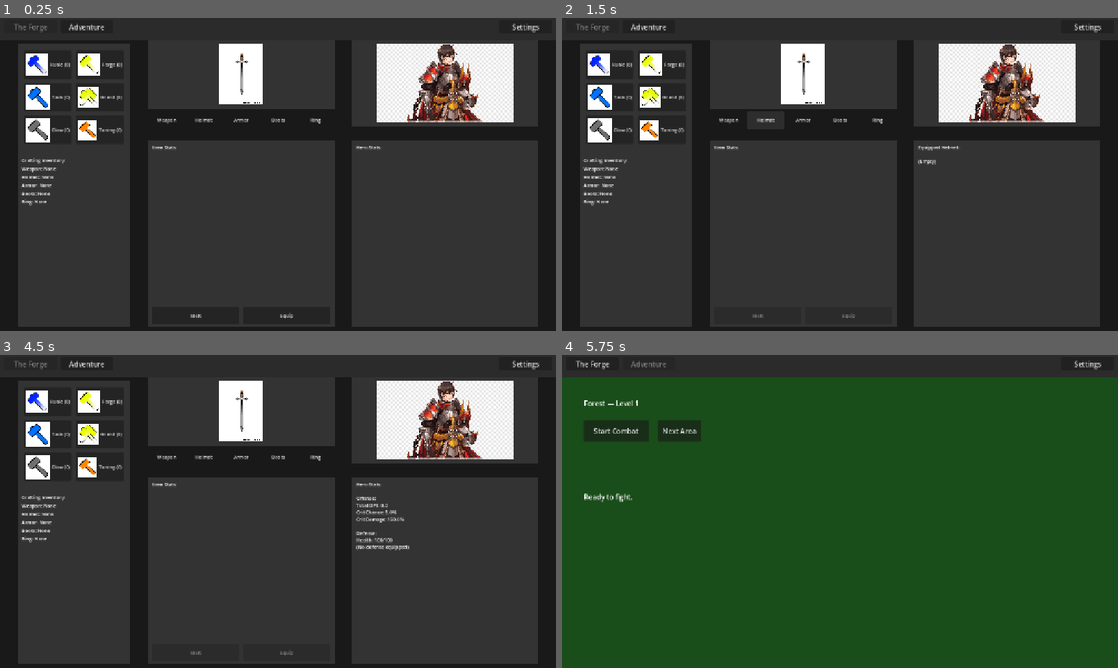
Above: before the commit, frames 1-4 (two rows, left to right).
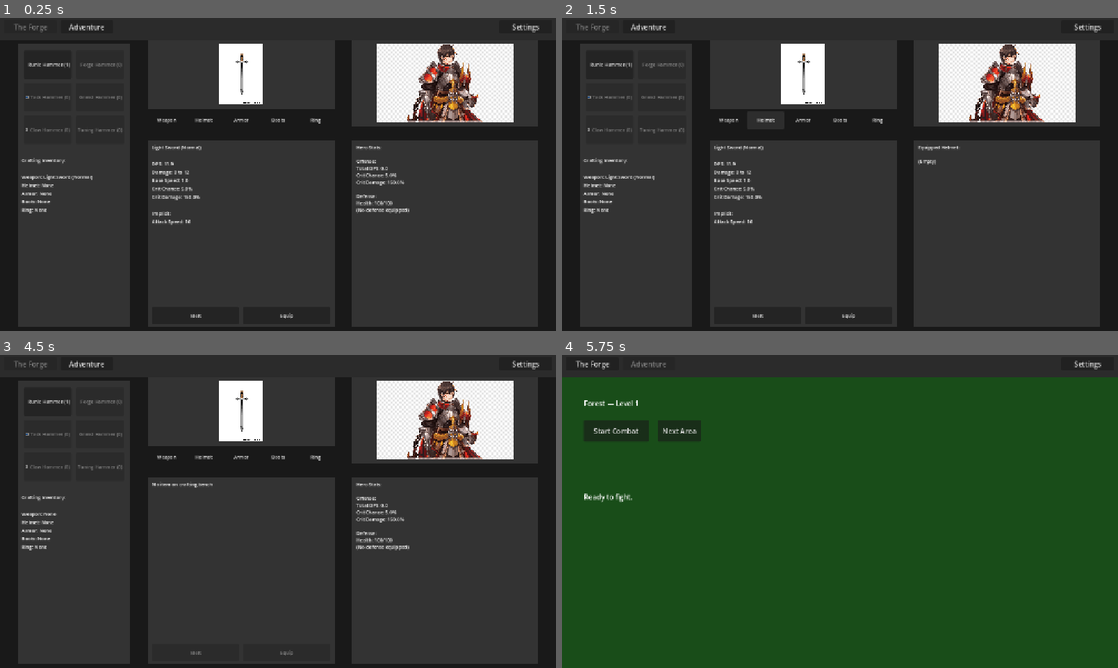
Above: after the commit, the same moments.

Repository: loginn/hammertime
Game: Godot game, scene res://scenes/main.tscn
The game is run twice, just before and just after one commit, with the same random seed, the same clock (stepped at 60 frames per second) and the same inputs.
Inputs (mouse positions are in pixels of both pictures, inside the frame that each line leads up to):
- Up to frame 1 (0.25 s): no input
- Up to frame 2 (1.5 s): click "Weapon" at 0.5 s; click "Helmet" at 1.25 s
- Up to frame 3 (4.5 s): click "Armor" at 2 s; click "Boots" at 2.75 s; click "Ring" at 3.5 s; click (194, 652) at 4.25 s, where only the run after the commit has a clickable "Melt"
- Up to frame 4 (5.75 s): click "Adventure" at 5 s

The runs differ from the first frame. In frame 1, 3.0% of the frame differs, in the area x 3-74%, y 11-67%; in frame 2, 2.6%; in frame 3, 2.2%; in frame 4, nothing differs.
Error before the commit: Trying to assign a non-object value to a variable of type 'item.gd'. (res://scenes/forge_view.gd:150)

Commit message:
feat(28-01): update ForgeView drop flow and array compatibility
- Rewrite add_item_to_inventory to append with 10-item cap (no is_item_better gate)
- Update _ready() to check .is_empty() instead of != null for saved items
- Remove ForgeView starter weapon creation (GameState handles it now)
- Update bench type selection to read [0] from slot arrays
- Update _on_item_type_selected to use .is_empty() check
- Update update_current_item to read [0] from slot arrays
- Update _on_melt_pressed to remove item from array instead of setting null
- Update _on_equip_pressed to remove item from array instead of setting null
- Update update_inventory_display to read first item from slot arrays
- Keep is_item_better() function definition for Phase 29 bench selection

Diff:
--- a/scenes/forge_view.gd
+++ b/scenes/forge_view.gd
@@ -131,30 +131,27 @@
 	equip_timer.timeout.connect(_on_equip_timer_timeout)
 	add_child(equip_timer)
 
-	# Load crafting inventory from GameState
+	# Load crafting inventory from GameState (Phase 28: arrays)
 	var has_saved_items := false
 	for type_name in inventory_types:
-		if GameState.crafting_inventory.get(type_name) != null:
+		if not GameState.crafting_inventory[type_name].is_empty():
 			has_saved_items = true
 			break
 
-	# Only create starting items if inventory is empty (fresh game, no save)
-	# Player starts with only a weapon — must clear maps to get other items
-	if not has_saved_items:
-		var starting_weapon := LightSword.new()
-		add_item_to_inventory(starting_weapon)
-
-	# Set current item from saved bench type or default to weapon
+	# Starter weapon is created by GameState.initialize_fresh_game() in the weapon array.
+	# No need to create one here — it already exists if this is a fresh game.
+
+	# Set current item from saved bench type or default to weapon (Phase 28: arrays)
 	var selected_type: String = GameState.crafting_bench_type
-	if GameState.crafting_inventory.get(selected_type) != null:
-		current_item = GameState.crafting_inventory[selected_type]
+	if not GameState.crafting_inventory[selected_type].is_empty():
+		current_item = GameState.crafting_inventory[selected_type][0]
 	else:
 		# Fall back to first available item
 		current_item = null
 		for type_name in inventory_types:
-			if GameState.crafting_inventory.get(type_name) != null:
+			if not GameState.crafting_inventory[type_name].is_empty():
 				selected_type = type_name
-				current_item = GameState.crafting_inventory[type_name]
+				current_item = GameState.crafting_inventory[type_name][0]
 				break
 	GameState.crafting_bench_type = selected_type
 
@@ -267,8 +264,8 @@
 		equip_timer.stop()
 	equip_button.text = "Equip"
 
-	# Check if there's an item of this type in the inventory
-	if GameState.crafting_inventory.get(item_type) == null:
+	# Check if there's an item of this type in the inventory (Phase 28: arrays)
+	if GameState.crafting_inventory[item_type].is_empty():
 		print("No ", item_type, " in inventory - selection ignored")
 		return
 
@@ -300,8 +297,8 @@
 func update_current_item() -> void:
 	var selected_type: String = get_selected_item_type()
 
-	if selected_type != "" and GameState.crafting_inventory.get(selected_type) != null:
-		current_item = GameState.crafting_inventory[selected_type]
+	if selected_type != "" and not GameState.crafting_inventory[selected_type].is_empty():
+		current_item = GameState.crafting_inventory[selected_type][0]
 		print("Selected ", current_item.item_name, " for crafting")
 	else:
 		current_item = null
@@ -349,9 +346,12 @@
 	var slot_name: String = get_item_type(current_item)
 	print("Melted: ", current_item.item_name)
 
-	# Clear the crafting slot
+	# Remove from slot array (Phase 28: arrays)
 	if slot_name != "None":
-		GameState.crafting_inventory[slot_name] = null
+		var slot_array: Array = GameState.crafting_inventory[slot_name]
+		var idx: int = slot_array.find(current_item)
+		if idx >= 0:
+			slot_array.remove_at(idx)
 	current_item = null
 
 	# Reset equip confirm state if active
@@ -391,8 +391,11 @@
 	GameEvents.item_crafted.emit(current_item)
 	print("Equipped: ", current_item.item_name, " to ", slot_name)
 
-	# Clear the crafting slot
-	GameState.crafting_inventory[slot_name] = null
+	# Remove from slot array (Phase 28: arrays)
+	var slot_array: Array = GameState.crafting_inventory[slot_name]
+	var idx: int = slot_array.find(current_item)
+	if idx >= 0:
+		slot_array.remove_at(idx)
 	current_item = null
 
 	# Update all displays
@@ -424,14 +427,14 @@
 		print("Unknown item type for: ", item.item_name)
 		return
 
-	# Check if we should replace the existing item
-	var existing_item: Item = GameState.crafting_inventory[item_type]
-	if existing_item == null or is_item_better(item, existing_item):
-		GameState.crafting_inventory[item_type] = item
-		print("Added ", item.item_name, " to ", item_type, " slot")
-		update_inventory_display()
-	else:
-		print("New ", item.item_name, " is not better than existing ", existing_item.item_name)
+	# Append to slot array with 10-item cap (Phase 28)
+	var slot_array: Array = GameState.crafting_inventory[item_type]
+	if slot_array.size() >= 10:
+		print("Slot ", item_type, " is full (10/10), discarding ", item.item_name)
+		return
+	slot_array.append(item)
+	print("Added ", item.item_name, " to ", item_type, " slot (", slot_array.size(), "/10)")
+	update_inventory_display()
 
 
 func set_new_item_base(item_base: Item) -> void:
@@ -482,10 +485,11 @@
 	var display_text: String = "Crafting Inventory:\n\n"
 
 	for item_type in inventory_types:
-		var item: Item = GameState.crafting_inventory.get(item_type)
+		var slot_array: Array = GameState.crafting_inventory.get(item_type, [])
 		var type_name: String = item_type.capitalize()
 
-		if item != null:
+		if not slot_array.is_empty():
+			var item: Item = slot_array[0]
 			display_text += type_name + ": " + item.item_name
 			var rarity_name: String = "Normal"
 			match item.rarity:
